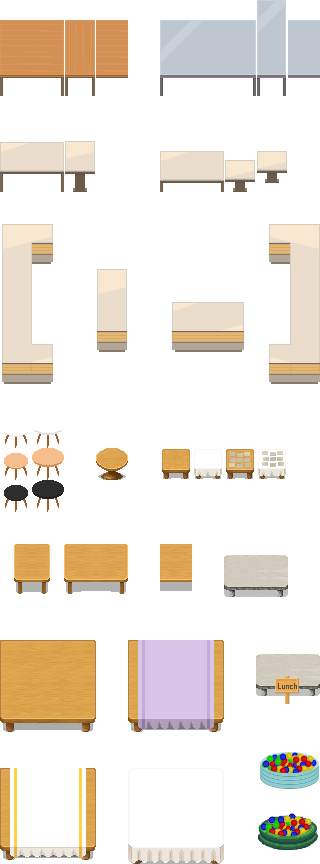
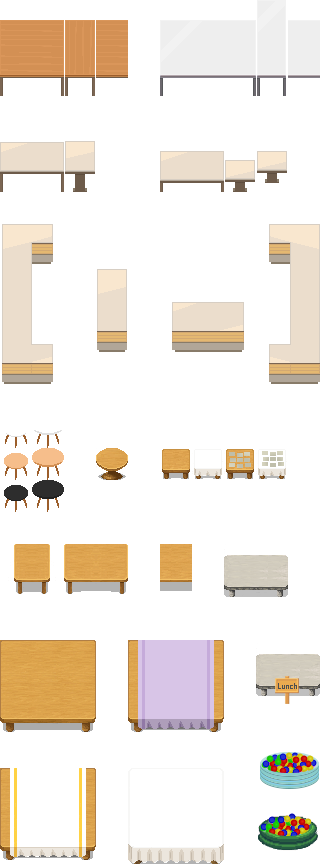
The second w=320, h=864 image is a revision of the first. Changes to its layers:
pixels changed over [160, 0, 320, 76] (layer not identified)
